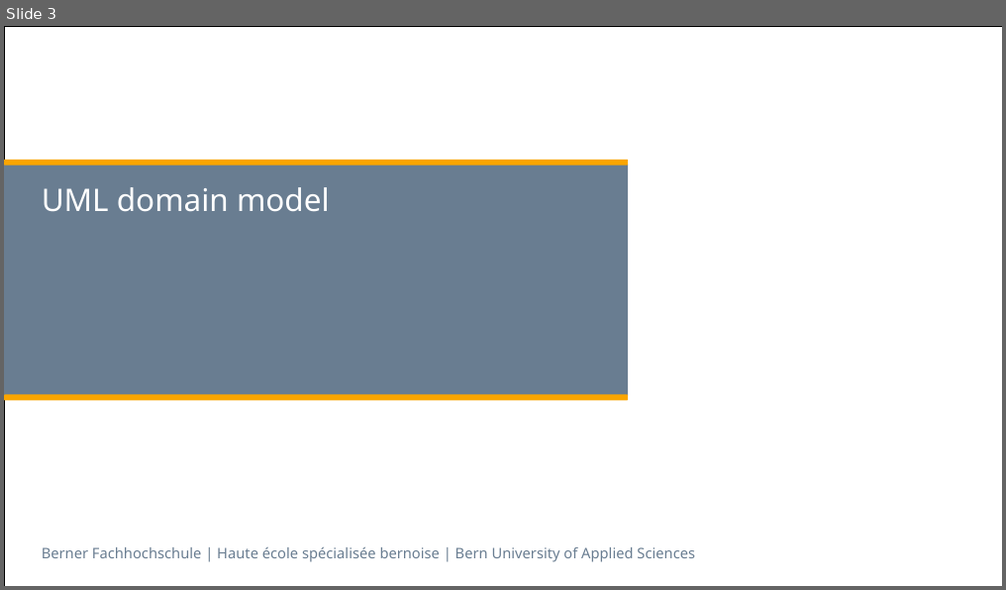
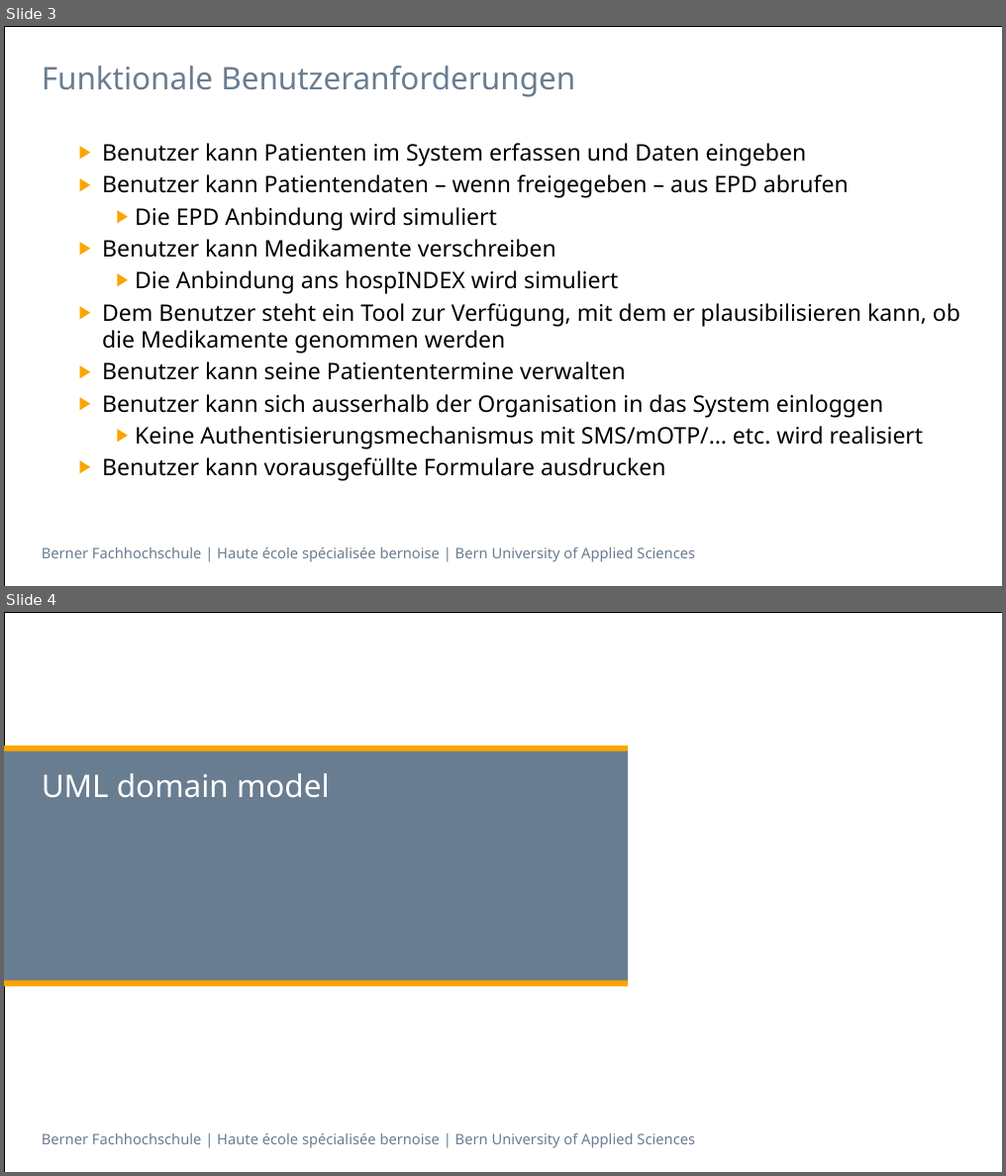
Before and after one commit to selvs1/ePsyDoc, a slide deck: doc/task-02/Präsentation/Task02- Ärzte - Suchtpatienten.pptx. Shown one above the other, each under a label of ours: slide 3 before the commit, slides 3 and 4 after it. The pictures are 1006x590 and 1006x1176 pixels, drawn with LibreOffice and Linux fonts; fonts in the diff are those of the drawing; background and template pictures are left out. Boxes give left, top, right and bottom in pixels: in the first picture for what was removed or moved away, otherwise in the second. Text is boxed around its words. In the diff, an @@ line names an element or a change of style, - is before the commit and + after.

```diff
--- a/doc/task-02/Präsentation/Task02- Ärzte - Suchtpatienten.pptx
+++ b/doc/task-02/Präsentation/Task02- Ärzte - Suchtpatienten.pptx
@@ slide 3 added at [4, 26, 1002, 586], background #FFFFFF; not listed: 2 template elements that a slide beside it also shows @@
@@ title added at [42, 66, 575, 97], 30 pt, text #697D91 @@
+Funktionale Benutzeranforderungen
@@ text added at [102, 143, 960, 481], 22 pt, text #000000 @@
+  ▶ Benutzer kann Patienten im System erfassen und Daten eingeben
+  ▶ Benutzer kann Patientendaten – wenn freigegeben – aus EPD abrufen
+    ▶ Die EPD Anbindung wird simuliert
+  ▶ Benutzer kann Medikamente verschreiben
+    ▶ Die Anbindung ans hospINDEX wird simuliert
+  ▶ Dem Benutzer steht ein Tool zur Verfügung, mit dem er plausibilisieren kann, ob die Medikamente genommen werden
+  ▶ Benutzer kann seine Patiententermine verwalten
+  ▶ Benutzer kann sich ausserhalb der Organisation in das System einloggen
+    ▶ Keine Authentisierungsmechanismus mit SMS/mOTP/… etc. wird realisiert
+  ▶ Benutzer kann vorausgefüllte Formulare ausdrucken
@@ what was slide 3 is now slide 4 @@
```
Also in this commit, not shown: 2 slides changed, 1 other file.
